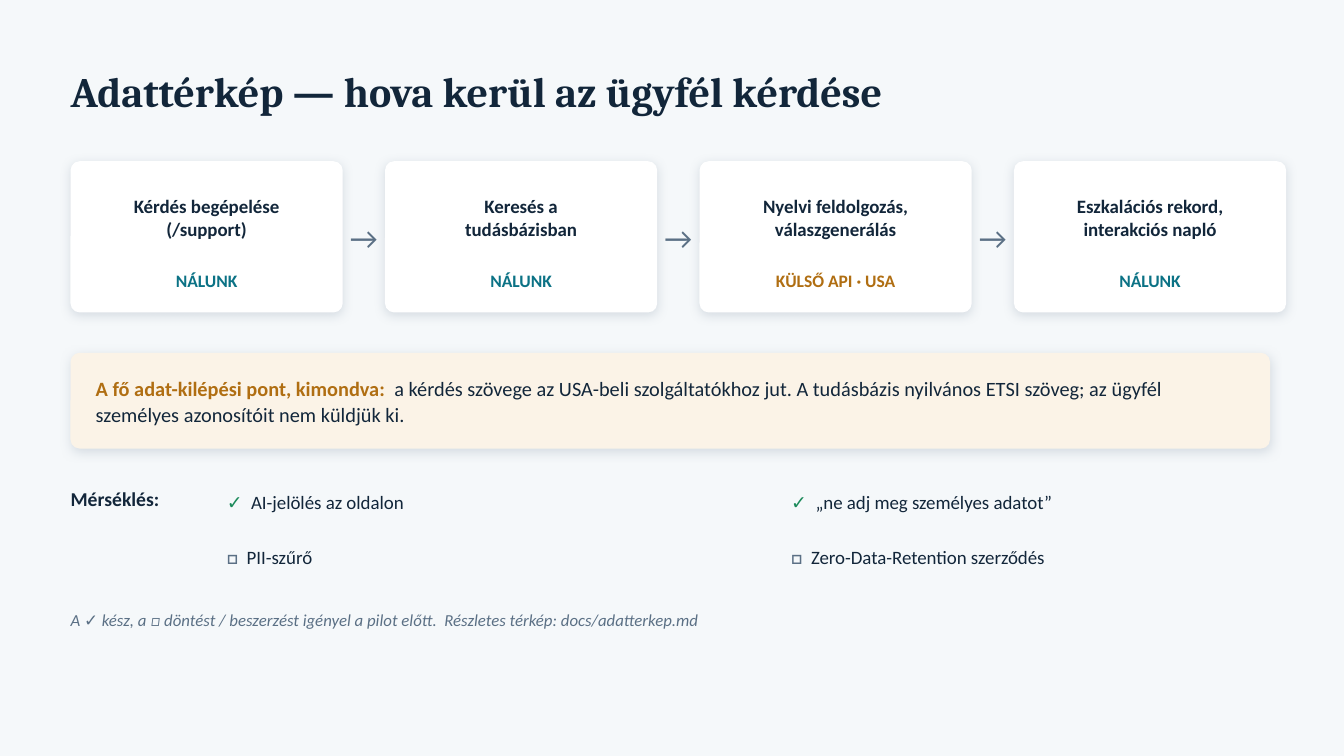
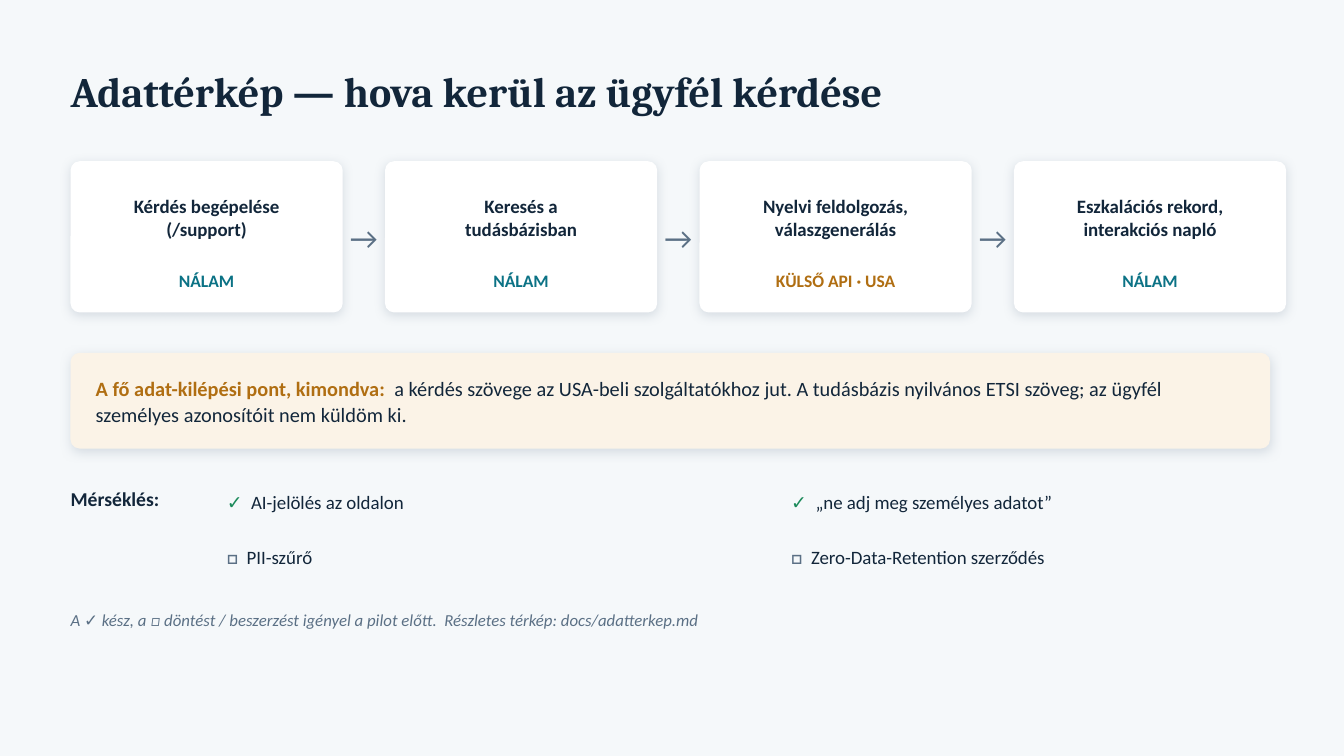
Before and after one commit to vighsandor/hazifeladatok, a slide deck: slide 4 of docs/zaroprojekt-prezentacio.pptx. Drawn at 1344x756 pixels with LibreOffice and Linux fonts; fonts in the diff are those of the drawing. Boxes give left, top, right and bottom in pixels: in the first picture for what was removed or moved away, otherwise in the second. Text is boxed around its words. In the diff, an @@ line names an element or a change of style, - is before the commit and + after.

```diff
--- a/docs/zaroprojekt-prezentacio.pptx
+++ b/docs/zaroprojekt-prezentacio.pptx
@@ text at (x1=179, y1=273, x2=234, y2=287): text changed @@
-NÁLUNK
+NÁLAM
@@ text at (x1=493, y1=273, x2=548, y2=287): text changed @@
-NÁLUNK
+NÁLAM
@@ text at (x1=1122, y1=273, x2=1177, y2=287): text changed @@
-NÁLUNK
+NÁLAM
@@ text at (x1=96, y1=381, x2=1162, y2=426): text changed @@
-A fő adat-kilépési pont, kimondva: a kérdés szövege az USA-beli szolgáltatókhoz jut. A tudásbázis nyilvános ETSI szöveg; az ügyfél személyes azonosítóit nem küldjük ki.
+A fő adat-kilépési pont, kimondva: a kérdés szövege az USA-beli szolgáltatókhoz jut. A tudásbázis nyilvános ETSI szöveg; az ügyfél személyes azonosítóit nem küldöm ki.
```
Also in this commit, not shown: 6 other slides changed, 7 other files.
